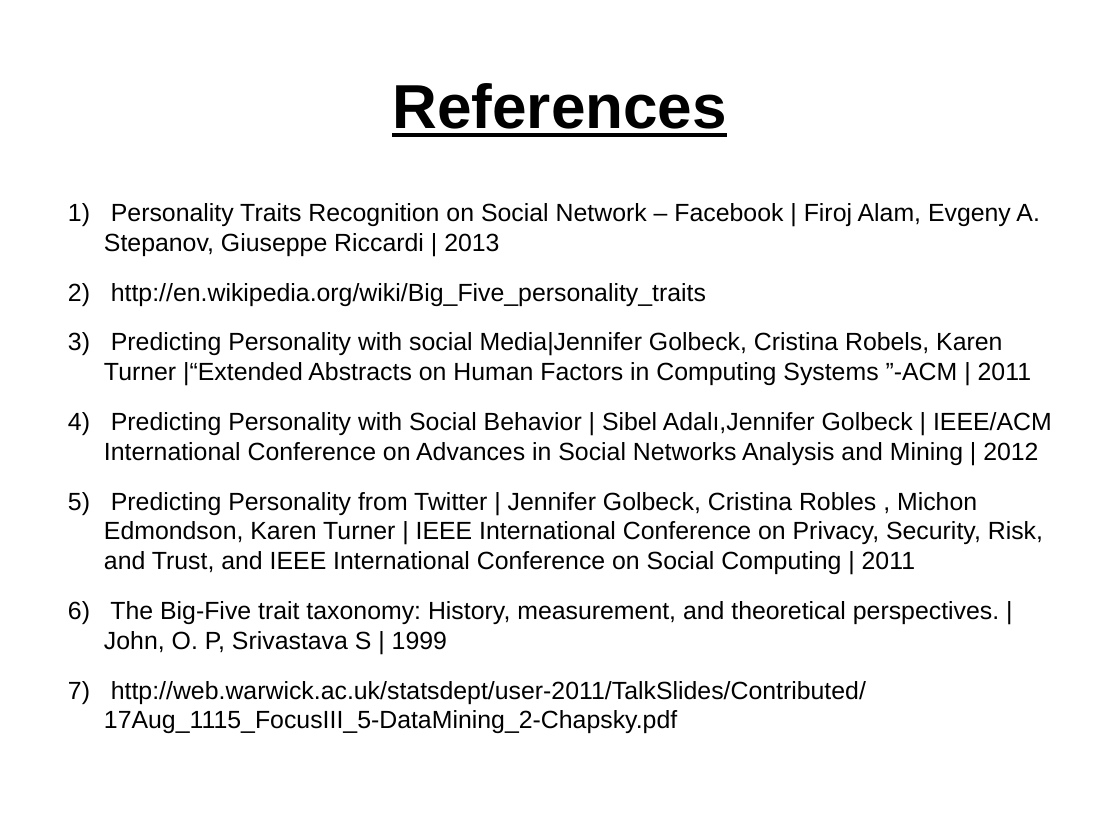
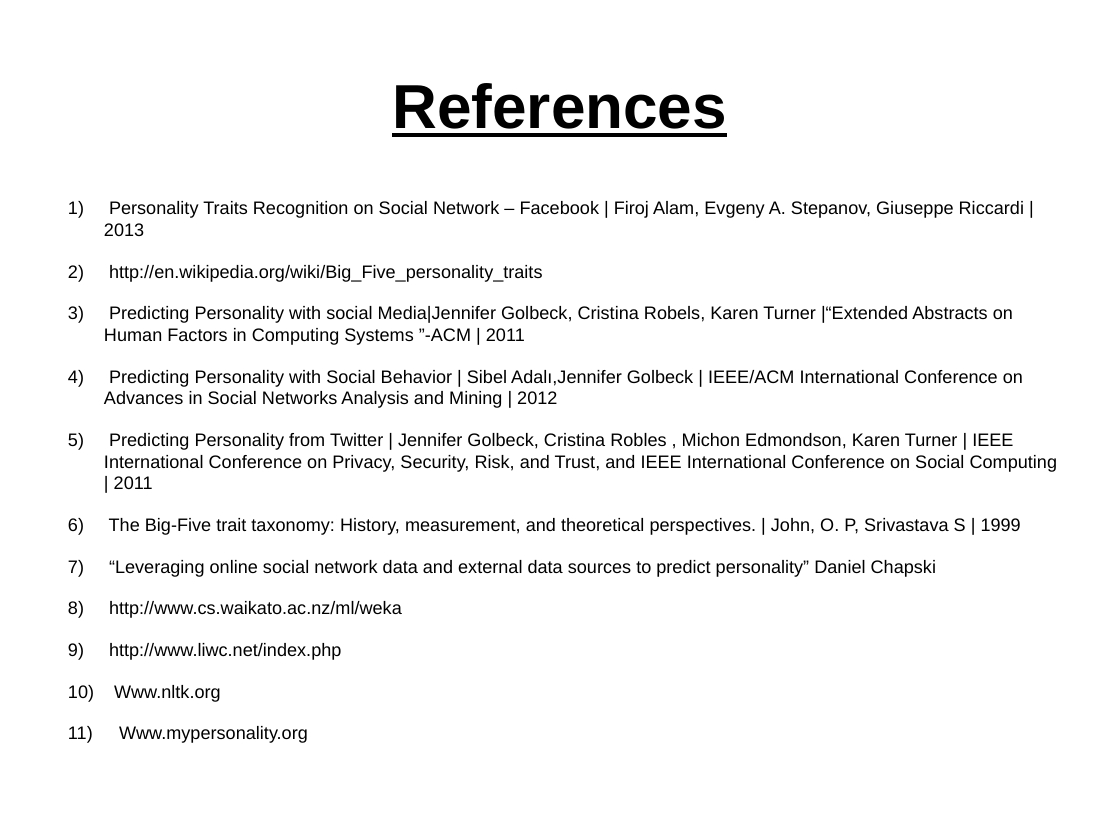
Before and after one commit to niyasc/Personality-Prediction-using-facebook-profile, a slide deck: slide 11 of Presentations/first.odp (slide 10 before the commit). Drawn at 1120x840 pixels with LibreOffice and Linux fonts; fonts in the diff are those of the drawing. Boxes give left, top, right and bottom in pixels: in the first picture for what was removed or moved away, otherwise in the second. Text is boxed around its words. In the diff, an @@ line names an element or a change of style, - is before the commit and + after.

```diff
--- a/Presentations/first.odp
+++ b/Presentations/first.odp
@@ text at bbox=[104, 201, 1058, 535]: size 17.6 to 12.8 pt in "Personality Traits Recognition on Social Network – ...", "http://en.wikipedia.org/wiki/Big_Five_personality_traits", "Predicting Personality with social Media|Jennifer Golbeck, C ...", "Predicting Personality with Social Behavior | Sibel ..." and 2 more places @@
@@ text at bbox=[109, 560, 936, 660]: text changed; size 17.6 to 12.8 pt @@
-7) http://web.warwick.ac.uk/statsdept/user-2011/TalkSlides/Contributed/17Aug_1115_FocusIII_5-DataMining_2-Chapsky.pdf
+7) “Leveraging online social network data and external data sources to predict personality” Daniel Chapski
+8) http://www.cs.waikato.ac.nz/ml/weka
+9) http://www.liwc.net/index.php
+10) Www.nltk.org
+11) Www.mypersonality.org
```
Also in this commit, not shown: 6 other slides changed, 2 slides added, 1 slide removed, 11 other files.
